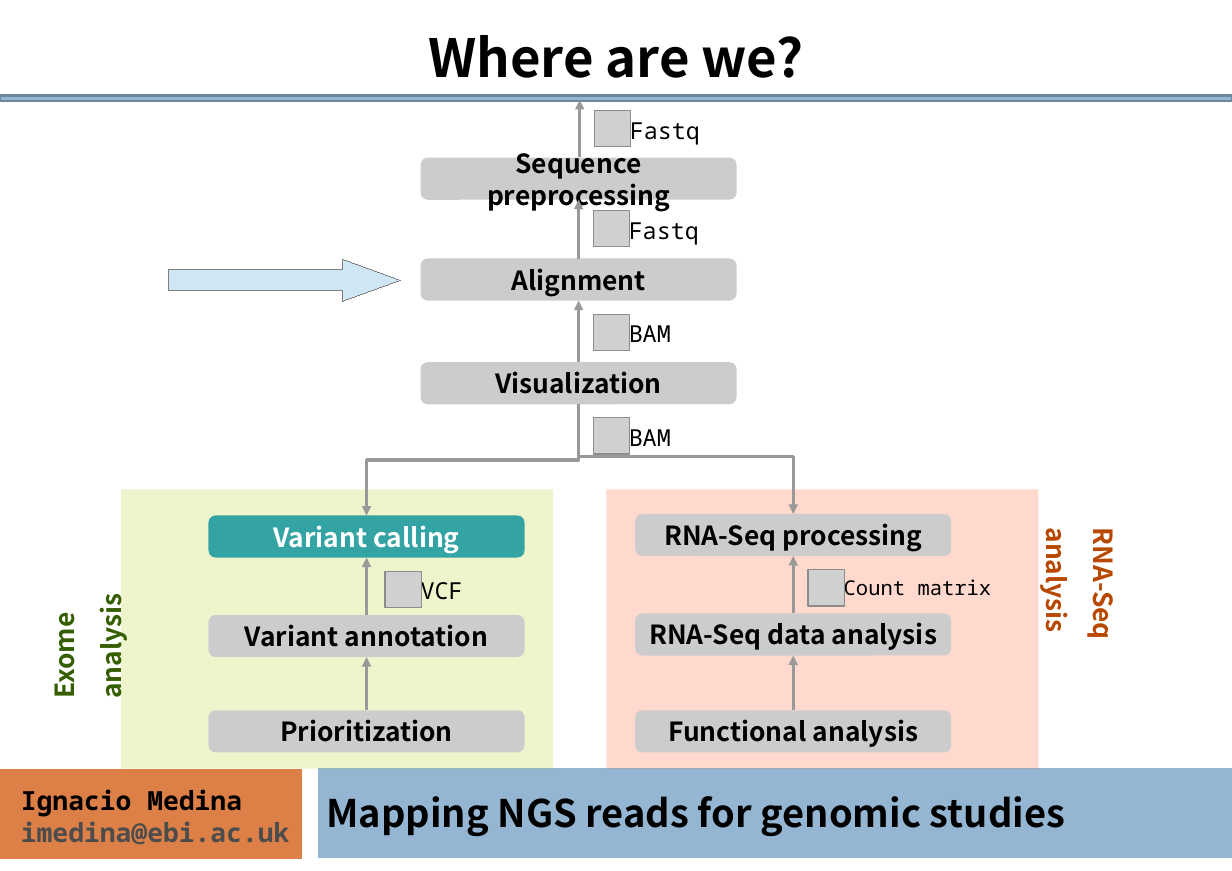
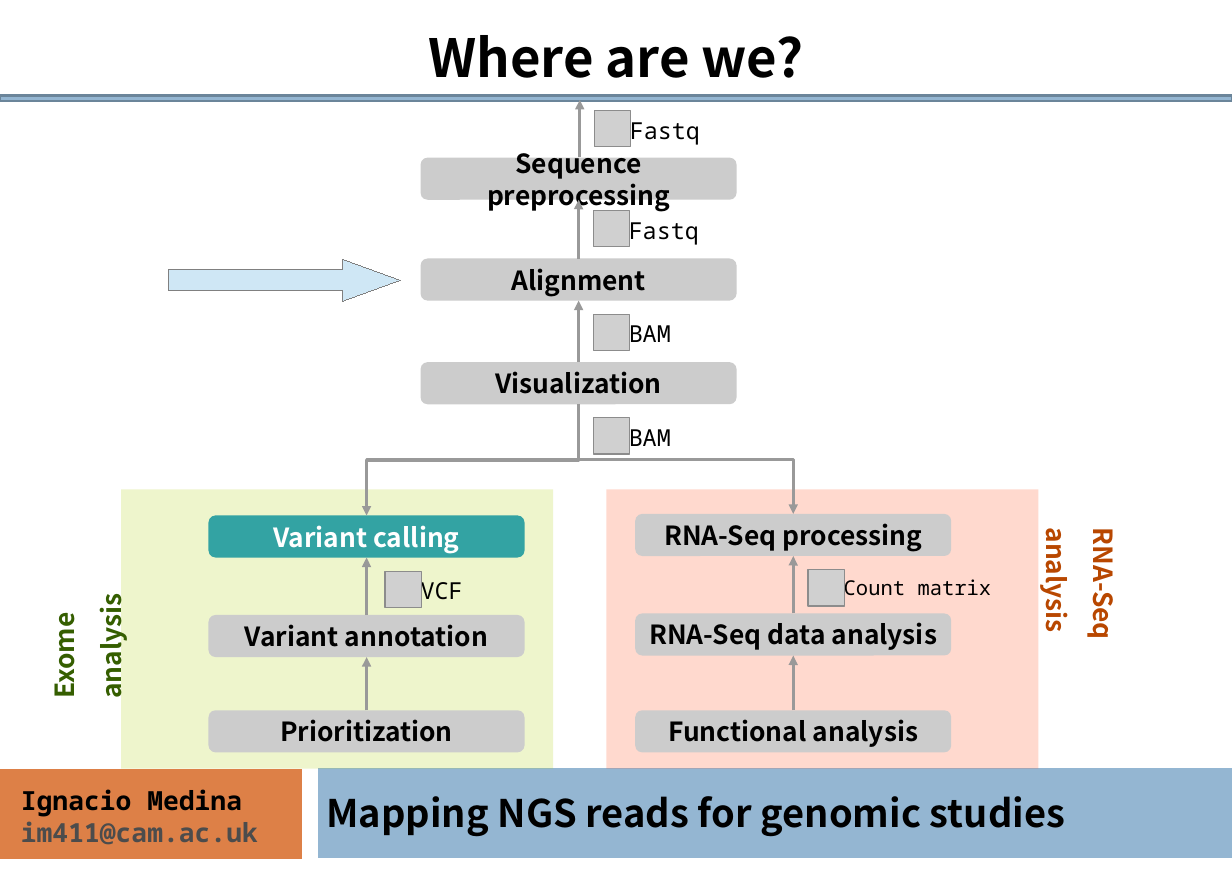
Before and after one commit to ngs-course/ngs-course.github.io, a slide deck: slide 2 of Course_Materials/alignment/presentation/ngs-read-mapping-imedina-mda15.odp. Drawn at 1232x871 pixels with LibreOffice and Linux fonts; fonts in the diff are those of the drawing; grey boxes stand for pictures. Boxes give left, top, right and bottom in pixels: in the first picture for what was removed or moved away, otherwise in the second. Text is boxed around its words. In the diff, an @@ line names an element or a change of style, - is before the commit and + after.

```diff
--- a/Course_Materials/alignment/presentation/ngs-read-mapping-imedina-mda15.odp
+++ b/Course_Materials/alignment/presentation/ngs-read-mapping-imedina-mda15.odp
@@ elbow arrow (579, 405) - (794, 514): route changed @@
@@ text at (21, 821, 258, 845): text changed @@
-imedina@ebi.ac.uk
+im411@cam.ac.uk
```
Also in this commit, not shown: 36 other slides changed, 1 other file.
